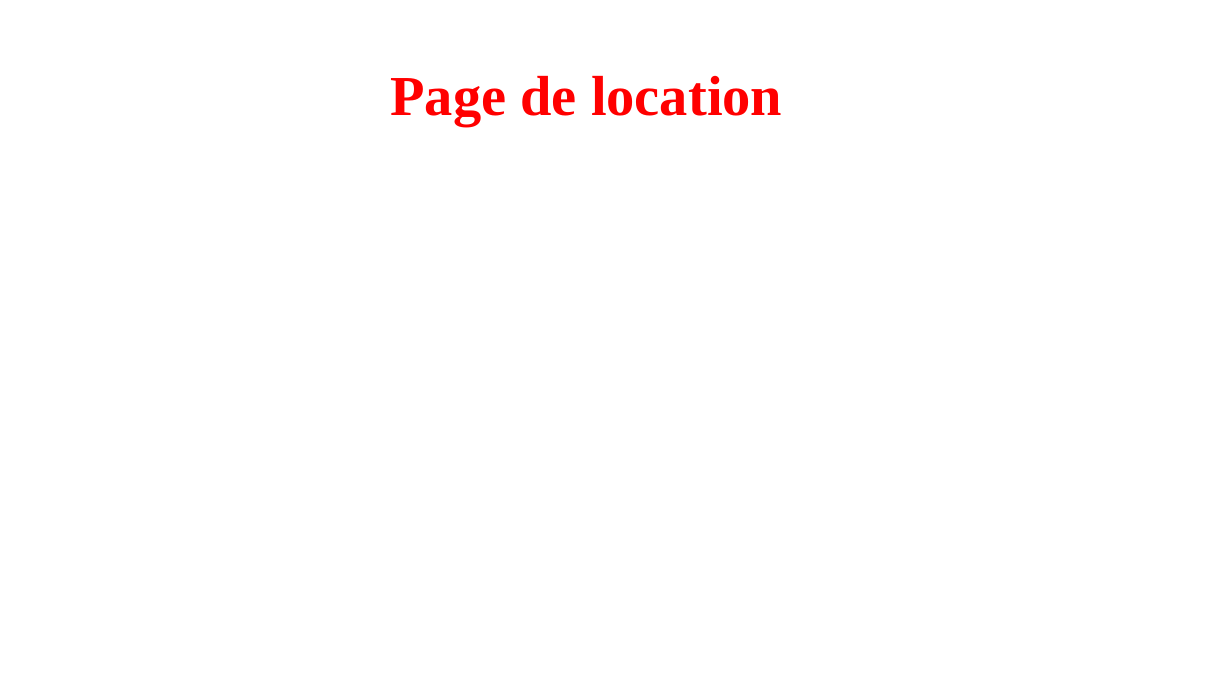
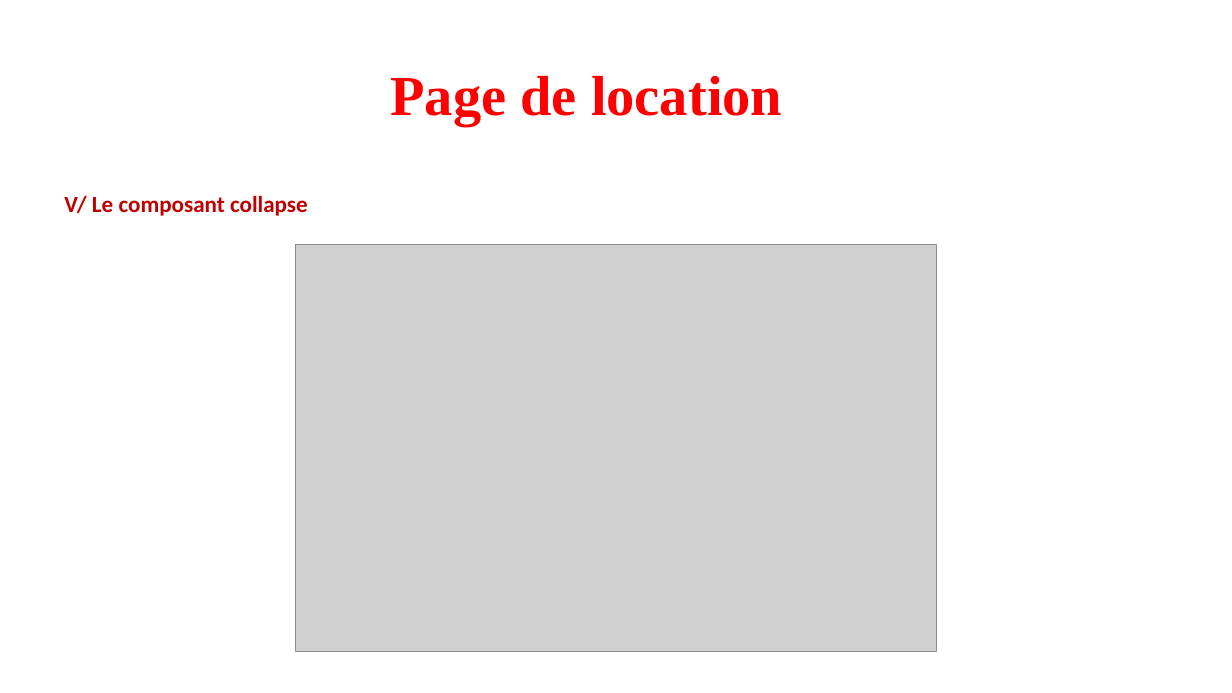
Before and after one commit to VinceDS99/Projet-6-Kasa, a slide deck: slide 10 of Présentation site Kasa.pptx (slide 6 before the commit). Drawn at 1232x693 pixels with LibreOffice and Linux fonts; fonts in the diff are those of the drawing; grey boxes stand for pictures. Boxes give left, top, right and bottom in pixels: in the first picture for what was removed or moved away, otherwise in the second. Text is boxed around its words. In the diff, an @@ line names an element or a change of style, - is before the commit and + after.

```diff
--- a/Présentation site Kasa.pptx
+++ b/Présentation site Kasa.pptx
@@ text added at [64, 195, 308, 216], 18 pt, text #C00000, bold @@
+V/ Le composant collapse
@@ picture added at [295, 245, 937, 653] @@
```
Also in this commit, not shown: 4 other slides changed, 10 slides added, 10 other files.
